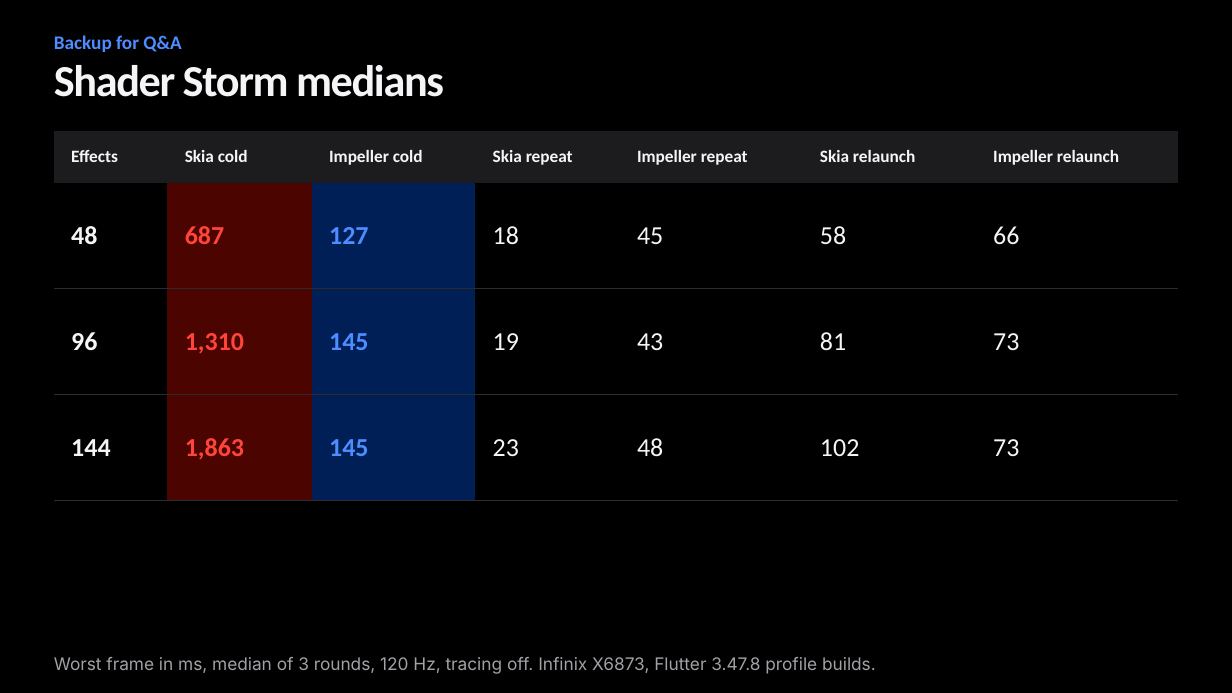
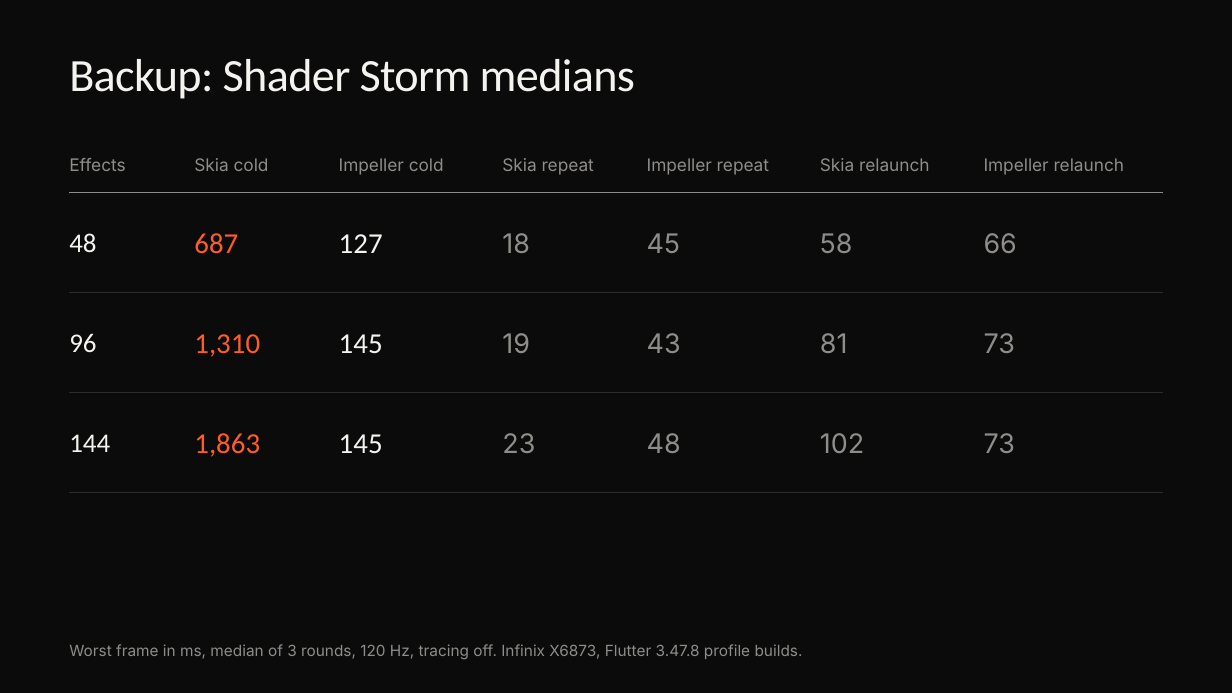
Before and after one commit to cm-collins/fluttercon-demo-app, a slide deck: slide 33 of docs/talk/slides/beyond-skia-dark.pptx. Drawn at 1232x693 pixels with LibreOffice and Linux fonts; fonts in the diff are those of the drawing; background and template pictures are left out. Boxes give left, top, right and bottom in pixels: in the first picture for what was removed or moved away, otherwise in the second. Text is boxed around its words. In the diff, an @@ line names an element or a change of style, - is before the commit and + after.

```diff
--- a/docs/talk/slides/beyond-skia-dark.pptx
+++ b/docs/talk/slides/beyond-skia-dark.pptx
@@ background #000000 to #0B0B0C @@
@@ text removed at <box>54,35,181,52</box> @@
-Backup for Q&A
@@ title at <box>69,59,635,99</box>: text changed; size 34.5 to 36 pt; text colour #F5F5F7 to #F4F3EF; bold off @@
-Shader Storm medians
+Backup: Shader Storm medians
@@ table at <box>69,137,1163,493</box> @@
@@ fill #1C1C1E to none in row 1 @@
@@ fill #4B0400 to none in 3 cells @@
@@ fill #001F56 to none in 3 cells @@
@@ font Calibri to Inter, text colour #F5F5F7 to #8E8D89 in "Effects", "Skia cold", "Impeller cold", "Skia repeat" and 15 more places @@
@@ bold off in "Effects", "Skia cold", "Impeller cold", "Skia repeat" and 12 more places @@
@@ size 20.2 to 21 pt in "48", "18", "45", "58" and 11 more places @@
@@ text colour #F5F5F7 to #F4F3EF in "48", "96", "144" @@
@@ size 20.2 to 22.5 pt in "687", "127", "1,310", "145" and 2 more places @@
@@ text colour #FF453A to #FF5C28 in "687", "1,310", "1,863" @@
@@ text colour #4D8DFF to #F4F3EF in "127", "145", "145" @@
@@ line spacing 0.96 to 1.05 @@
@@ borders changed @@
@@ table: place and size @@
-table at <box>54,131,1178,501</box>
+table at <box>69,137,1163,493</box>
@@ text "Worst frame in ms, median ...": place and size @@
-text "Worst frame in ms, median ..." at <box>54,657,876,674</box>
+text "Worst frame in ms, median ..." at <box>69,644,803,659</box>
@@ text "Worst frame in ms, median ..." at <box>69,644,803,659</box>: size 13.5 to 12 pt, text colour #A1A1A6 to #8E8D89 @@
```
Also in this commit, not shown: 31 other slides changed, 2 slides added, 2 slides removed, 56 other files.
